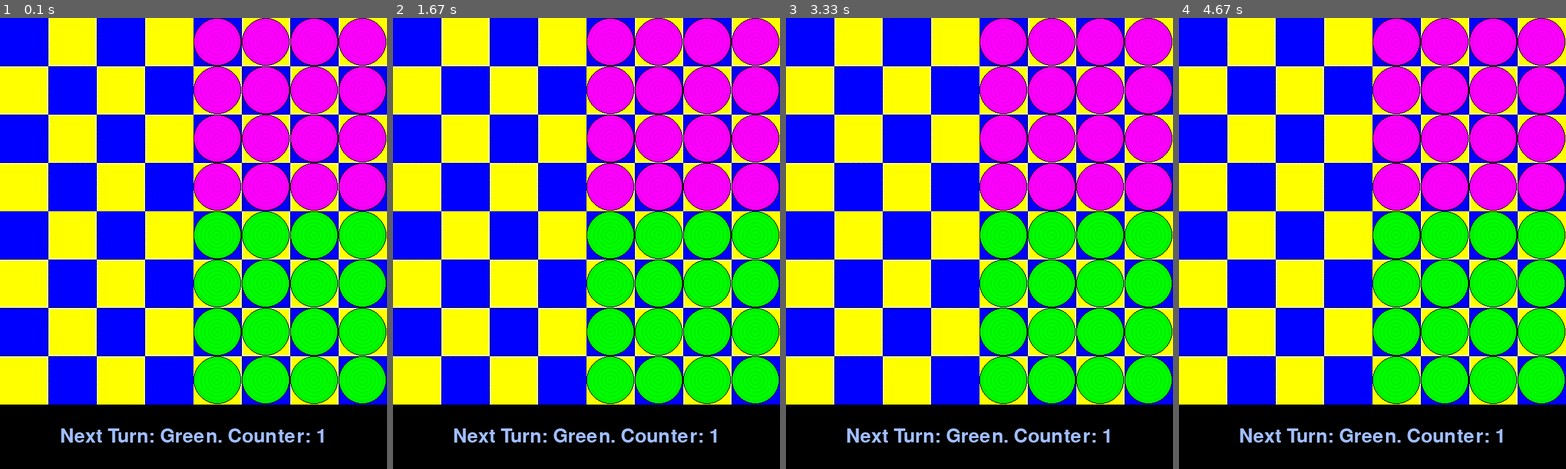
Above: before the commit, frames 1-4 (left to right).
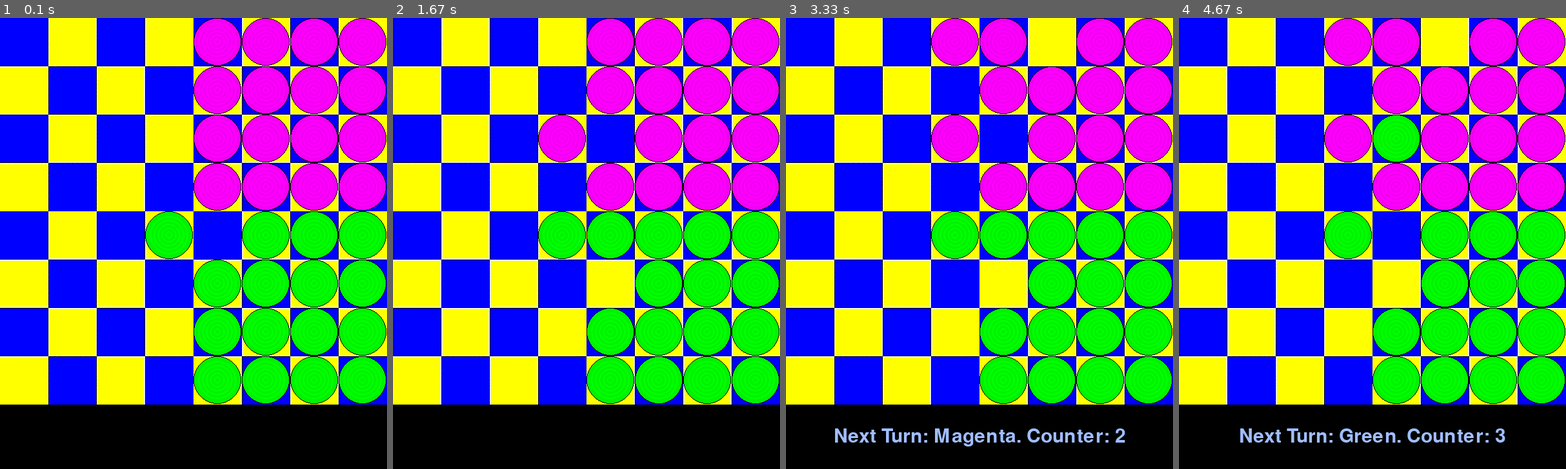
Above: after the commit, the same moments.

Repository: Patlatus/Pygame-Overcrowded-Trolleybus
Game: pygame game, started from main.py
Two runs of this game, one before a commit and one after it. Both use one fixed random seed, a clock stepped at 60 frames per second and the inputs below.
Inputs:
- Up to frame 1 (0.1 s): no input
- Up to frame 2 (1.67 s): no input
- Up to frame 3 (3.33 s): no input
- Up to frame 4 (4.67 s): no input

The runs differ from the first frame. In frame 1, 2.9% of the frame differs, in the area x 15-84%, y 42-95%; in frame 2, 4.9%; in frame 3, 7.3%, in the area x 12-88%, y 0-95%; in frame 4, 7.1%.

Commit message:
Translate Delphi AI Implementation into old_ai.py file

Diff:
--- a/main.py
+++ b/main.py
@@ -10,6 +10,7 @@
 from board import *
 from button import Button
 from ai import Ai
+from old_ai import OldAi
 
 pygame.font.init()
 
@@ -27,6 +28,7 @@
 		self.graphics = Graphics()
 		self.board = Board()
 		self.ai = Ai(self.graphics, self.board)
+		self.oldai = OldAi(self.graphics, self.board)
 
 		self.turn = GREEN
 		self.selected_piece = None # a board location.
@@ -40,6 +42,11 @@
 		self.show_options = False
 		self.ai_green = False
 		self.ai_magenta = False
+
+		# Temporary settings to check how two AI can compete
+		self.ai_green = True
+		self.ai_magenta = True
+		self.perform_ai_turn()
 
 		self.play_button = Button(image=None, pos=(self.graphics.window_size >> 1, self.graphics.window_size * 2 // 6),
 								  text_input="RESUME GAME", font=self.get_font(75), base_color="#d7fcd4",
@@ -90,6 +97,12 @@
 
 			if event.type == QUIT:
 				self.terminate_game()
+
+			if not self.is_human_turn() and not self.end:
+				pygame.time.delay(1000)
+				self.perform_ai_turn()
+				pygame.time.delay(1000)
+
 			if not self.show_menu and event.type == self.TICK:
 				self.graphics.tick()
 
@@ -303,7 +316,8 @@
 		print("self.turn", self.turn, ' ai g ', self.ai_green)
 		if self.turn == GREEN and self.ai_green:
 			#print("running AI Green turn")
-			self.ai.turn_green()
+			self.oldai.turn_green()
+			#self.ai.turn_green()
 			if self.post_check_for_endgame():
 				self.end = True
 				self.graphics.draw_message("MAGENTA WINS!")
--- /dev/null
+++ b/old_ai.py
@@ -0,0 +1,129 @@
+import pygame
+from board import *
+class OldAi():
+    def __init__(self, graphics, board):
+        self.graphics = graphics
+        self.board = board
+        self.magenta = False
+
+    def rel(self, pos, dir):
+        x, y = pos
+        dx, dy = dir
+        return x + dx, y + dy
+
+    def rel2(self, pos, dir):
+        x, y = pos
+        dx, dy = dir
+        return x + dx * 2, y + dy * 2
+
+    def turn_green(self):
+        self.magenta = False
+        start, dest = self.find_green()
+        self.board.move_piece(start, dest)
+        self.graphics.screen.blit(self.graphics.background, (0, 0))
+        self.graphics.draw_board_pieces(self.board)
+        if self.graphics.message:
+            self.graphics.screen.blit(self.graphics.text_surface_obj, self.graphics.text_rect_obj)
+        pygame.display.update()
+
+    def turn_magenta(self):
+        self.magenta = True
+        start, dest = self.find_magenta()
+        self.board.move_piece(start, dest)
+        self.graphics.screen.blit(self.graphics.background, (0, 0))
+        self.graphics.draw_board_pieces(self.board)
+        if self.graphics.message:
+            self.graphics.screen.blit(self.graphics.text_surface_obj, self.graphics.text_rect_obj)
+        pygame.display.update()
+    def find_green(self):
+        for x in reversed(range(8)):
+            for y in range(1, 8):
+                start = (x, y)
+                piece = self.board.location(start).occupant
+                if piece is not None and piece.color == GREEN:
+                    step = self.rel(start, NORTH)
+                    sp = self.board.location(step).occupant
+                    if sp is None:
+                        return [start, step]
+                    if y > 1:
+                        hop = self.rel2(start, NORTH)
+                        hp = self.board.location(hop).occupant
+                        if sp is not None and hp is None:
+                            return [start, hop]
+
+        for x in range(7):
+            for y in range(8):
+                start = (x, y)
+                piece = self.board.location(start).occupant
+                if piece is not None and piece.color == GREEN:
+                    step = self.rel(start, EAST)
+                    print('s: ', start, ' step: ', step)
+                    sp = self.board.location(step).occupant
+                    if sp is None:
+                        return [start, step]
+                    if x < 6:
+                        hop = self.rel2(start, EAST)
+                        hp = self.board.location(hop).occupant
+                        if sp is not None and hp is None:
+                            return [start, hop]
+        for x in range(1, 8):
+            for y in range(8):
+                start = (x, y)
+                piece = self.board.location(start).occupant
+                if piece is not None and piece.color == GREEN:
+                    step = self.rel(start, WEST)
+                    sp = self.board.location(step).occupant
+                    if sp is None:
+                        return [start, step]
+                    if x > 1:
+                        hop = self.rel2(start, WEST)
+                        hp = self.board.location(hop).occupant
+                        if sp is not None and hp is None:
+                            return [start, hop]
+        print("Error in OLD AI. Cannot find a move")
+
+    def find_magenta(self):
+        for x in reversed(range(8)):
+            for y in range(7):
+                start = (x, y)
+                piece = self.board.location(start).occupant
+                if piece is not None and piece.color == MAGENTA:
+                    step = self.rel(start, SOUTH)
+                    sp = self.board.location(step).occupant
+                    if sp is None:
+                        return [start, step]
+                    if y < 6:
+                        hop = self.rel2(start, SOUTH)
+                        hp = self.board.location(hop).occupant
+                        if sp is not None and hp is None:
+                            return [start, hop]
+
+        for x in range(7):
+            for y in range(8):
+                start = (x, y)
+                piece = self.board.location(start).occupant
+                if piece is not None and piece.color == MAGENTA:
+                    step = self.rel(start, EAST)
+                    sp = self.board.location(step).occupant
+                    if sp is None:
+                        return [start, step]
+                    if x < 6:
+                        hop = self.rel2(start, EAST)
+                        hp = self.board.location(hop).occupant
+                        if sp is not None and hp is None:
+                            return [start, hop]
+        for x in range(1, 8):
+            for y in reversed(range(8)):
+                start = (x, y)
+                piece = self.board.location(start).occupant
+                if piece is not None and piece.color == MAGENTA:
+                    step = self.rel(start, WEST)
+                    sp = self.board.location(step).occupant
+                    if sp is None:
+                        return [start, step]
+                    if x > 1:
+                        hop = self.rel2(start, WEST)
+                        hp = self.board.location(hop).occupant
+                        if sp is not None and hp is None:
+                            return [start, hop]
+        print("Error in OLD AI. Cannot find a move")
